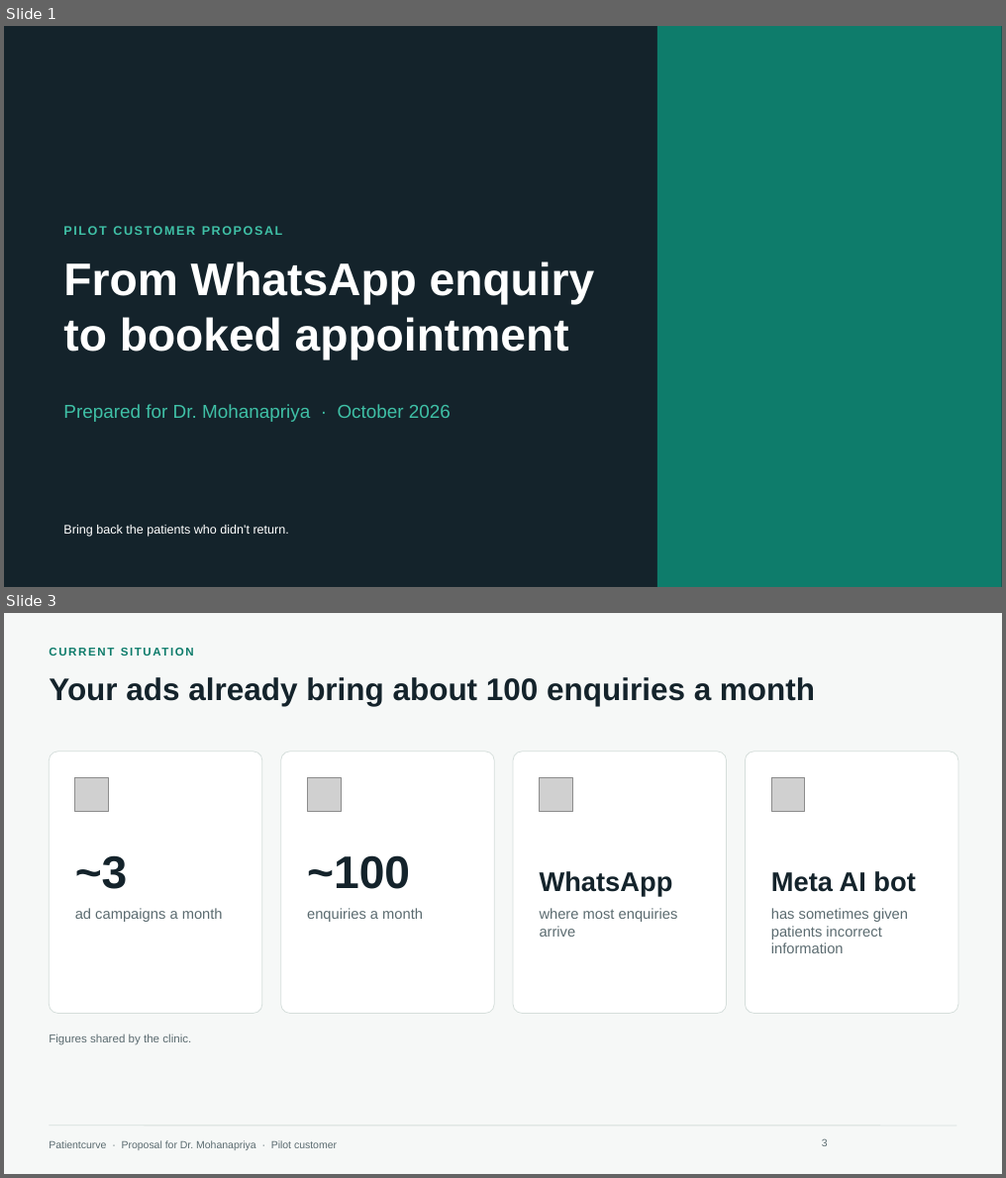
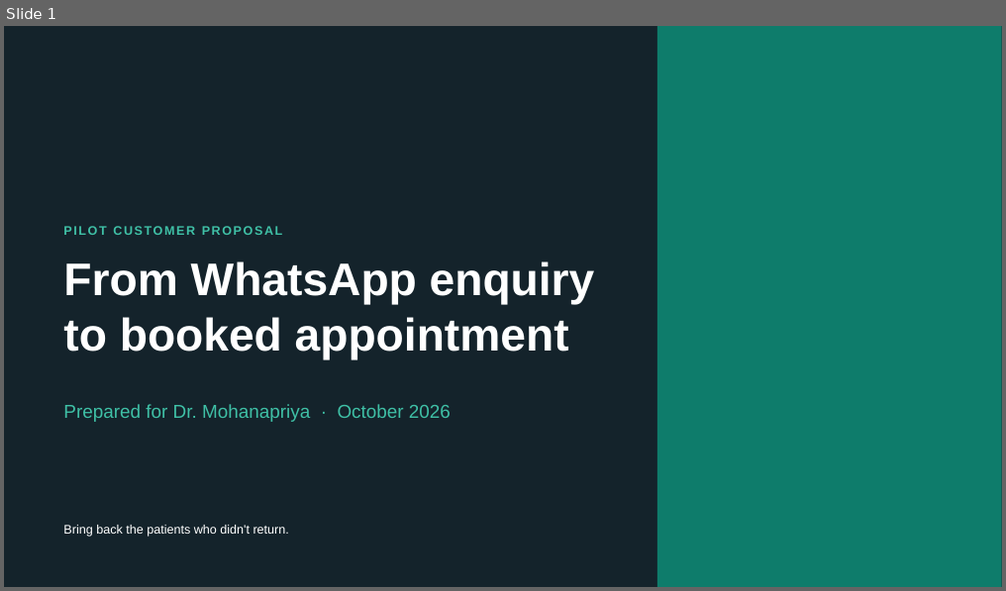
Before and after one commit to HARRISHG/staff-chat-flow, a slide deck: Patientcurve-Proposal-Dr-Mohanapriya.pptx. Shown one above the other, each under a label of ours: slides 1 and 3 before the commit, slide 1 after it; the slides between them are not shown. The pictures are 1006x1178 and 1006x591 pixels, drawn with LibreOffice and Linux fonts; fonts in the diff are those of the drawing; grey boxes stand for pictures; background and template pictures are left out. Boxes give left, top, right and bottom in pixels: in the first picture for what was removed or moved away, otherwise in the second. Text is boxed around its words. In the diff, an @@ line names an element or a change of style, - is before the commit and + after.

```diff
--- a/Patientcurve-Proposal-Dr-Mohanapriya.pptx
+++ b/Patientcurve-Proposal-Dr-Mohanapriya.pptx
@@ slide 3 removed at (x1=4, y1=613, x2=1002, y2=1174), background #F6F8F7 @@
@@ text removed at (x1=49, y1=645, x2=954, y2=666) @@
-CURRENT SITUATION
@@ title removed at (x1=49, y1=677, x2=815, y2=706) @@
-Your ads already bring about 100 enquiries a month
@@ rounded rectangle removed at (x1=49, y1=752, x2=262, y2=1014) @@
@@ rounded rectangle removed at (x1=281, y1=752, x2=494, y2=1014) @@
@@ rounded rectangle removed at (x1=513, y1=752, x2=727, y2=1014) @@
@@ rounded rectangle removed at (x1=746, y1=752, x2=958, y2=1014) @@
@@ picture removed at (x1=75, y1=777, x2=109, y2=811) @@
@@ picture removed at (x1=307, y1=777, x2=341, y2=811) @@
@@ picture removed at (x1=540, y1=777, x2=573, y2=811) @@
@@ picture removed at (x1=771, y1=777, x2=805, y2=811) @@
@@ text removed at (x1=75, y1=856, x2=128, y2=889) @@
-~3
@@ text removed at (x1=307, y1=856, x2=410, y2=889) @@
-~100
@@ text removed at (x1=540, y1=871, x2=673, y2=896) @@
-WhatsApp
@@ text removed at (x1=771, y1=871, x2=915, y2=892) @@
-Meta AI bot
@@ text removed at (x1=75, y1=908, x2=223, y2=922) @@
-ad campaigns a month
@@ text removed at (x1=307, y1=908, x2=423, y2=922) @@
-enquiries a month
@@ text removed at (x1=540, y1=908, x2=678, y2=937) @@
-where most enquiries arrive
@@ text removed at (x1=771, y1=908, x2=908, y2=954) @@
-has sometimes given patients incorrect information
@@ text removed at (x1=49, y1=1034, x2=191, y2=1046) @@
-Figures shared by the clinic.
@@ line removed from (49, 1126) to (957, 1126) @@
@@ text removed at (x1=49, y1=1141, x2=337, y2=1151) @@
-Patientcurve · Proposal for Dr. Mohanapriya · Pilot customer
@@ page number removed at (x1=822, y1=1139, x2=828, y2=1147) @@
-3
```
Also in this commit, not shown: 2 slides changed, 3 slides added, 9 other slides removed, 1 other file.
